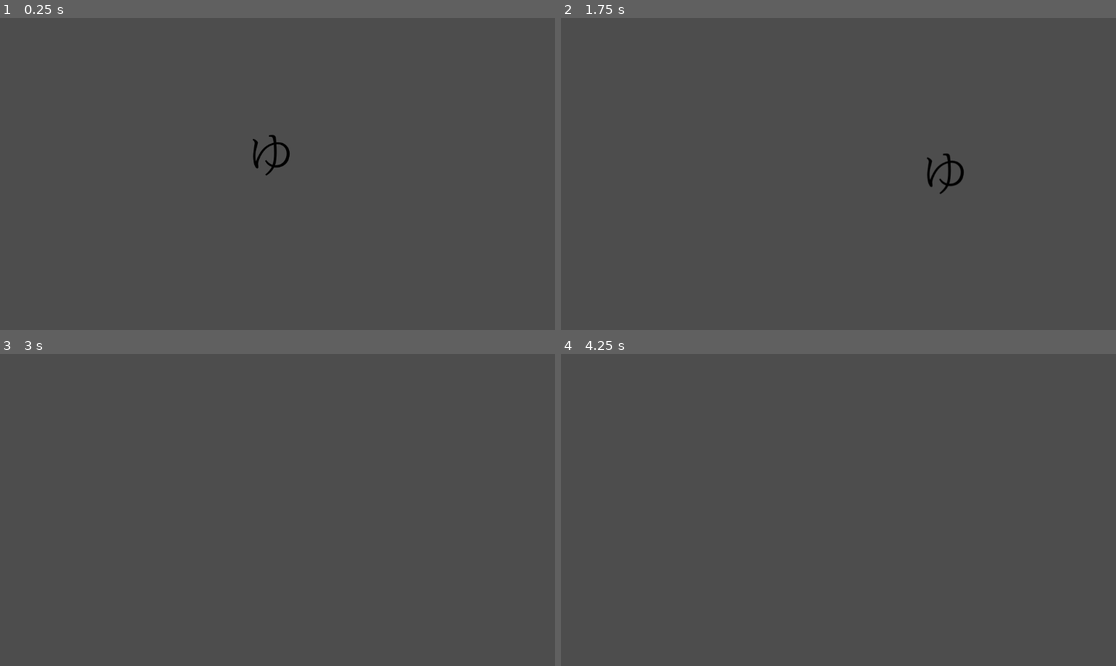
Above: before the commit, frames 1-4 (two rows, left to right).
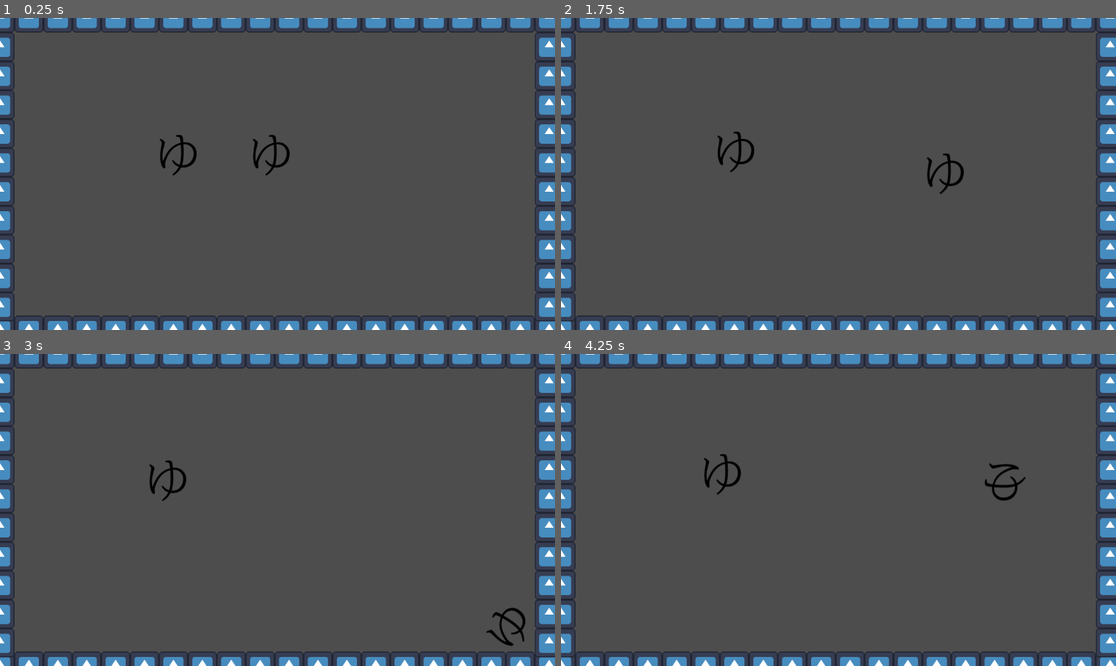
Above: after the commit, the same moments.

Repository: geometriccross/aquarium
Game: Godot game, scene res://tscn/main.tscn
Same seed, same stepped clock (60 frames per second), same inputs: the game is played once before the commit and once after it. The engine's default icon, where the game draws it, is replaced by a stand-in: a white triangle on a blue panel in a dark square.
Inputs:
- Up to frame 1 (0.25 s): no input
- Up to frame 2 (1.75 s): tap Enter at 0.5 s; hold D 0.53-1.28 s; hold S from 1.28 s (still down)
- Up to frame 3 (3 s): release S at 2.03 s; hold D 2.03-2.78 s; hold W from 2.78 s (still down)
- Up to frame 4 (4.25 s): release W at 3.53 s; hold A from 3.53 s (still down)

The runs differ from the first frame. In frame 1, 9.9% of the frame differs, in the area x 0-100%, y 0-100%; in frame 2, 9.9%; in frame 3, 10%; in frame 4, 10%.

Commit message:
壁をメインシーンに追加

Diff:
--- a/project.godot
+++ b/project.godot
@@ -15,6 +15,10 @@
 config/features=PackedStringArray("4.2", "GL Compatibility")
 config/icon="res://image/icon.svg"
 
+[editor_plugins]
+
+enabled=PackedStringArray("res://addons/gut/plugin.cfg")
+
 [rendering]
 
 renderer/rendering_method="gl_compatibility"
--- a/tscn/main.tscn
+++ b/tscn/main.tscn
@@ -1,9 +1,209 @@
-[gd_scene load_steps=2 format=3 uid="uid://ct5qu3seilaqx"]
+[gd_scene load_steps=3 format=3 uid="uid://ct5qu3seilaqx"]
 
 [ext_resource type="PackedScene" uid="uid://ytk41imemgoh" path="res://tscn/fish.tscn" id="1_otopm"]
+[ext_resource type="PackedScene" uid="uid://bmatqbu07rytq" path="res://tscn/wall_block.tscn" id="2_e3j88"]
 
 [node name="main" type="Node2D"]
 
 [node name="fish" parent="." instance=ExtResource("1_otopm")]
 position = Vector2(562, 285)
 gravity_scale = 0.0
+
+[node name="fish2" parent="." instance=ExtResource("1_otopm")]
+position = Vector2(369, 285)
+gravity_scale = 0.0
+manual_control = false
+
+[node name="wall" type="Node2D" parent="."]
+
+[node name="top" type="Node2D" parent="wall"]
+
+[node name="wall_block" parent="wall/top" instance=ExtResource("2_e3j88")]
+
+[node name="wall_block2" parent="wall/top" instance=ExtResource("2_e3j88")]
+position = Vector2(60, 0)
+
+[node name="wall_block3" parent="wall/top" instance=ExtResource("2_e3j88")]
+position = Vector2(120, 0)
+
+[node name="wall_block4" parent="wall/top" instance=ExtResource("2_e3j88")]
+position = Vector2(180, 0)
+
+[node name="wall_block5" parent="wall/top" instance=ExtResource("2_e3j88")]
+position = Vector2(240, 0)
+
+[node name="wall_block6" parent="wall/top" instance=ExtResource("2_e3j88")]
+position = Vector2(300, 0)
+
+[node name="wall_block7" parent="wall/top" instance=ExtResource("2_e3j88")]
+position = Vector2(360, 0)
+
+[node name="wall_block8" parent="wall/top" instance=ExtResource("2_e3j88")]
+position = Vector2(420, 0)
+
+[node name="wall_block9" parent="wall/top" instance=ExtResource("2_e3j88")]
+position = Vector2(480, 0)
+
+[node name="wall_block10" parent="wall/top" instance=ExtResource("2_e3j88")]
+position = Vector2(540, 0)
+
+[node name="wall_block11" parent="wall/top" instance=ExtResource("2_e3j88")]
+position = Vector2(600, 0)
+
+[node name="wall_block12" parent="wall/top" instance=ExtResource("2_e3j88")]
+position = Vector2(660, 0)
+
+[node name="wall_block13" parent="wall/top" instance=ExtResource("2_e3j88")]
+position = Vector2(720, 0)
+
+[node name="wall_block14" parent="wall/top" instance=ExtResource("2_e3j88")]
+position = Vector2(780, 0)
+
+[node name="wall_block15" parent="wall/top" instance=ExtResource("2_e3j88")]
+position = Vector2(840, 0)
+
+[node name="wall_block16" parent="wall/top" instance=ExtResource("2_e3j88")]
+position = Vector2(900, 0)
+
+[node name="wall_block17" parent="wall/top" instance=ExtResource("2_e3j88")]
+position = Vector2(960, 0)
+
+[node name="wall_block18" parent="wall/top" instance=ExtResource("2_e3j88")]
+position = Vector2(1020, 0)
+
+[node name="wall_block19" parent="wall/top" instance=ExtResource("2_e3j88")]
+position = Vector2(1080, 0)
+
+[node name="wall_block20" parent="wall/top" instance=ExtResource("2_e3j88")]
+position = Vector2(1140, 0)
+
+[node name="low" type="Node2D" parent="wall"]
+position = Vector2(0, 648)
+
+[node name="wall_block" parent="wall/low" instance=ExtResource("2_e3j88")]
+
+[node name="wall_block2" parent="wall/low" instance=ExtResource("2_e3j88")]
+position = Vector2(60, 0)
+
+[node name="wall_block3" parent="wall/low" instance=ExtResource("2_e3j88")]
+position = Vector2(120, 0)
+
+[node name="wall_block4" parent="wall/low" instance=ExtResource("2_e3j88")]
+position = Vector2(180, 0)
+
+[node name="wall_block5" parent="wall/low" instance=ExtResource("2_e3j88")]
+position = Vector2(240, 0)
+
+[node name="wall_block6" parent="wall/low" instance=ExtResource("2_e3j88")]
+position = Vector2(300, 0)
+
+[node name="wall_block7" parent="wall/low" instance=ExtResource("2_e3j88")]
+position = Vector2(360, 0)
+
+[node name="wall_block8" parent="wall/low" instance=ExtResource("2_e3j88")]
+position = Vector2(420, 0)
+
+[node name="wall_block9" parent="wall/low" instance=ExtResource("2_e3j88")]
+position = Vector2(480, 0)
+
+[node name="wall_block10" parent="wall/low" instance=ExtResource("2_e3j88")]
+position = Vector2(540, 0)
+
+[node name="wall_block11" parent="wall/low" instance=ExtResource("2_e3j88")]
+position = Vector2(600, 0)
+
+[node name="wall_block12" parent="wall/low" instance=ExtResource("2_e3j88")]
+position = Vector2(660, 0)
+
+[node name="wall_block13" parent="wall/low" instance=ExtResource("2_e3j88")]
+position = Vector2(720, 0)
+
+[node name="wall_block14" parent="wall/low" instance=ExtResource("2_e3j88")]
+position = Vector2(780, 0)
+
+[node name="wall_block15" parent="wall/low" instance=ExtResource("2_e3j88")]
+position = Vector2(840, 0)
+
+[node name="wall_block16" parent="wall/low" instance=ExtResource("2_e3j88")]
+position = Vector2(900, 0)
+
+[node name="wall_block17" parent="wall/low" instance=ExtResource("2_e3j88")]
+position = Vector2(960, 0)
+
+[node name="wall_block18" parent="wall/low" instance=ExtResource("2_e3j88")]
+position = Vector2(1020, 0)
+
+[node name="wall_block19" parent="wall/low" instance=ExtResource("2_e3j88")]
+position = Vector2(1080, 0)
+
+[node name="wall_block20" parent="wall/low" instance=ExtResource("2_e3j88")]
+position = Vector2(1140, 0)
+
+[node name="left" type="Node2D" parent="wall"]
+
+[node name="wall_block" parent="wall/left" instance=ExtResource("2_e3j88")]
+
+[node name="wall_block2" parent="wall/left" instance=ExtResource("2_e3j88")]
+position = Vector2(0, 60)
+
+[node name="wall_block3" parent="wall/left" instance=ExtResource("2_e3j88")]
+position = Vector2(0, 120)
+
+[node name="wall_block4" parent="wall/left" instance=ExtResource("2_e3j88")]
+position = Vector2(0, 180)
+
+[node name="wall_block5" parent="wall/left" instance=ExtResource("2_e3j88")]
+position = Vector2(0, 240)
+
+[node name="wall_block6" parent="wall/left" instance=ExtResource("2_e3j88")]
+position = Vector2(0, 300)
+
+[node name="wall_block7" parent="wall/left" instance=ExtResource("2_e3j88")]
+position = Vector2(0, 360)
+
+[node name="wall_block8" parent="wall/left" instance=ExtResource("2_e3j88")]
+position = Vector2(0, 420)
+
+[node name="wall_block9" parent="wall/left" instance=ExtResource("2_e3j88")]
+position = Vector2(0, 480)
+
+[node name="wall_block10" parent="wall/left" instance=ExtResource("2_e3j88")]
+position = Vector2(0, 540)
+
+[node name="wall_block11" parent="wall/left" instance=ExtResource("2_e3j88")]
+position = Vector2(0, 600)
+
+[node name="right" type="Node2D" parent="wall"]
+position = Vector2(1140, 0)
+
+[node name="wall_block" parent="wall/right" instance=ExtResource("2_e3j88")]
+
+[node name="wall_block2" parent="wall/right" instance=ExtResource("2_e3j88")]
+position = Vector2(0, 60)
+
+[node name="wall_block3" parent="wall/right" instance=ExtResource("2_e3j88")]
+position = Vector2(0, 120)
+
+[node name="wall_block4" parent="wall/right" instance=ExtResource("2_e3j88")]
+position = Vector2(0, 180)
+
+[node name="wall_block5" parent="wall/right" instance=ExtResource("2_e3j88")]
+position = Vector2(0, 240)
+
+[node name="wall_block6" parent="wall/right" instance=ExtResource("2_e3j88")]
+position = Vector2(0, 300)
+
+[node name="wall_block7" parent="wall/right" instance=ExtResource("2_e3j88")]
+position = Vector2(0, 360)
+
+[node name="wall_block8" parent="wall/right" instance=ExtResource("2_e3j88")]
+position = Vector2(0, 420)
+
+[node name="wall_block9" parent="wall/right" instance=ExtResource("2_e3j88")]
+position = Vector2(0, 480)
+
+[node name="wall_block10" parent="wall/right" instance=ExtResource("2_e3j88")]
+position = Vector2(0, 540)
+
+[node name="wall_block11" parent="wall/right" instance=ExtResource("2_e3j88")]
+position = Vector2(0, 600)
